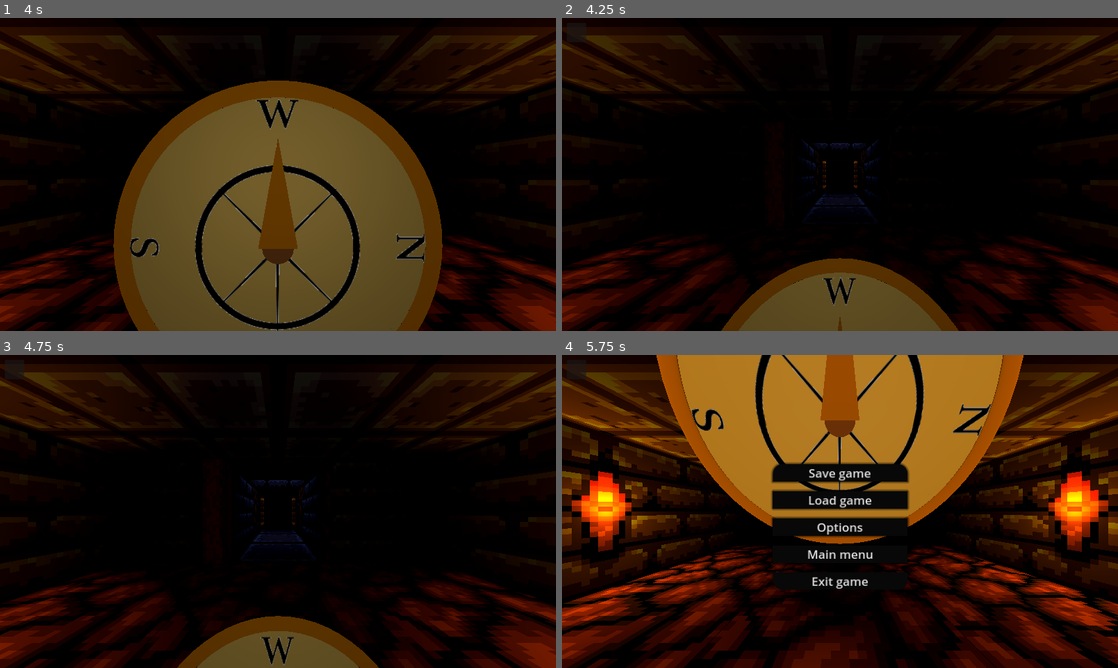
Above: before the commit, frames 1-4 (two rows, left to right).
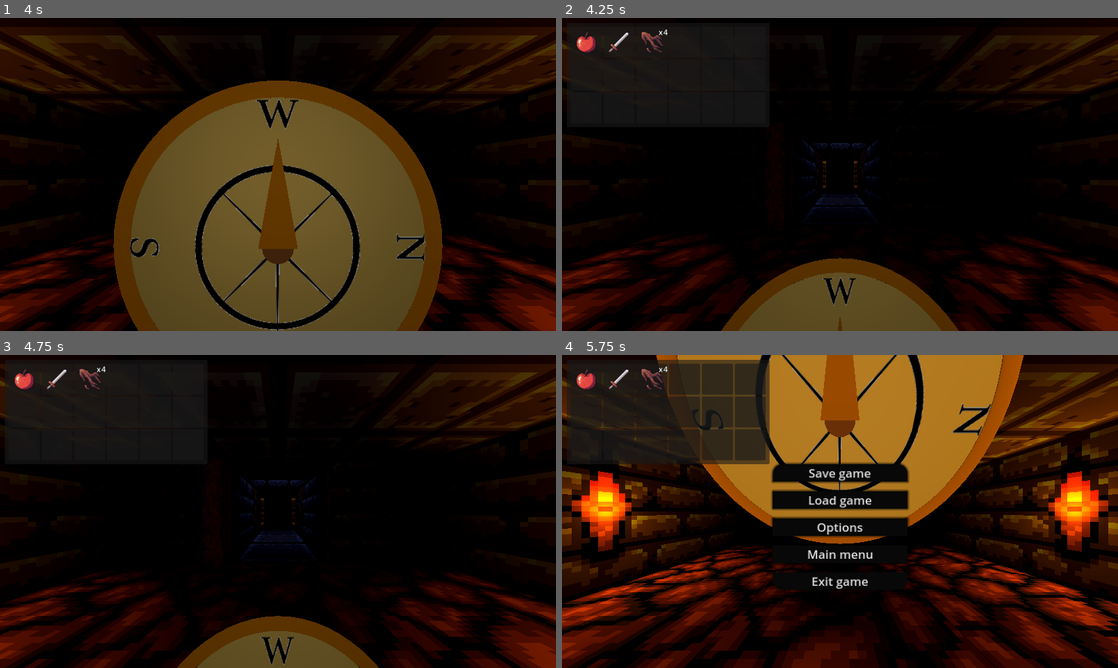
Above: after the commit, the same moments.

Repository: VladislavRusakov/Dungeon_Crawler_Godot
Game: Godot game, scene res://scenes/levels/Level1.tscn
Two runs of this game, one before a commit and one after it. Both use one fixed random seed, a clock stepped at 60 frames per second and the inputs below.
Inputs (mouse positions are in pixels of both pictures, inside the frame that each line leads up to):
- Up to frame 1 (4 s): tap Enter at 0.5, 3.5 s; move the mouse to (400, 158) at 0.52 s; hold D (right) 0.53-1.28 s; hold C (compass) 0.53-1.28 s; click (400, 158) at 0.67 s; move the mouse to (166, 190) at 1.27 s; hold S (back) 1.28-2.03 s; right-click (166, 190) at 1.35 s; tap Space at 2 s; move the mouse to (333, 105) at 2.02 s; hold D (right) 2.03-2.78 s; hold C (compass) 2.03-2.78 s; move the mouse to (250, 237) at 2.77 s; hold W (forward) 2.78-3.53 s; right-click (250, 237) at 2.85 s; click (250, 237) at 2.92 s; move the mouse to (444, 221) at 3.52 s; hold A (left) from 3.53 s (still down); hold C (compass) from 3.53 s (still down)
- Up to frame 2 (4.25 s): keep holding A (left); keep holding C (compass); tap B (inventory) at 4.15 s
- Up to frame 3 (4.75 s): keep holding A (left); move the mouse to (111, 464) at 4.27 s; release C (compass) at 4.28 s; right-click (111, 464) at 4.35 s
- Up to frame 4 (5.75 s): tap Escape (menu) at 4.9 s; move the mouse to (867, 511) at 5.02 s; release A (left) at 5.03 s; hold S (back) from 5.03 s (still down); hold C (compass) from 5.03 s (still down); click (867, 511) at 5.17 s

Frame 1 is identical in both runs. In frame 2, 0.7% of the frame differs, in the area x 0-20%, y 3-24%; in frame 3, 1.0%; in frame 4, 8.7%, in the area x 0-38%, y 1-35%.

Commit message:
Inventory not responding fixed

Diff:
--- a/inventory/Scripts/inventory.gd
+++ b/inventory/Scripts/inventory.gd
@@ -8,9 +8,6 @@
 func set_inventory_data(inventory_data: InventoryData) -> void:
 	populate_item_grid(inventory_data)
 
-#func _ready() -> void:
-#	var inventory_data = preload("res://test_inv.tres")
-#	populate_item_grid(inventory_data)
 
 func populate_item_grid(inventory_data: InventoryData) -> void:
 	for child in item_grid.get_children():
--- a/inventory/Scripts/inventory_interface.gd
+++ b/inventory/Scripts/inventory_interface.gd
@@ -9,7 +9,7 @@
 	player.toggle_inventory.connect(toggle_inventory_interface)
 
 
-func set_player_inventory(inventory_data: InventoryData) -> void:
+func set_player_inventory_data(inventory_data: InventoryData) -> void:
 	inventory_data.inventory_interact.connect(on_inventory_interact)
 	player_inventory.set_inventory_data(inventory_data)
 
--- a/inventory/Scripts/slot.gd
+++ b/inventory/Scripts/slot.gd
@@ -2,8 +2,8 @@
 
 signal slot_clicked(index: int, button: int)
 
-@onready var texture_rect = $MarginContainer/TextureRect
-@onready var quantity_label = $QuantityLabel
+@onready var texture_rect: TextureRect = $MarginContainer/TextureRect
+@onready var quantity_label: Label = $QuantityLabel
 
 
 func set_slot_data(slot_data: SlotData) -> void:
--- a/scenes/UI/pause_menu.tscn
+++ b/scenes/UI/pause_menu.tscn
@@ -90,6 +90,10 @@
 anchors_preset = 15
 anchor_right = 1.0
 anchor_bottom = 1.0
+offset_left = 328.0
+offset_top = 209.0
+offset_right = -325.0
+offset_bottom = -137.0
 grow_horizontal = 2
 grow_vertical = 2
 script = ExtResource("1_mshm2")
--- a/scenes/player/Scripts/player.gd
+++ b/scenes/player/Scripts/player.gd
@@ -26,6 +26,7 @@
 @onready var compas = $Compas
 
 @export var inventory_data: InventoryData
+@onready var inventory_interface = $UI/InventoryInterface
 
 
 var tween
@@ -35,6 +36,7 @@
 
 func _ready():
 	add_to_group("player")
+	inventory_interface.set_player_inventory_data(inventory_data)
 
 func play_step_sound():
 	# plays random footstep sound
--- a/scenes/player/player.tscn
+++ b/scenes/player/player.tscn
@@ -235,6 +235,10 @@
 transform = Transform3D(1, 0, 0, 0, -0.992545, 0.121874, 0, -0.121874, -0.992545, 0, 0.08, 0.13)
 
 [node name="PauseMenu" parent="." instance=ExtResource("11_7354w")]
+offset_left = 351.0
+offset_top = 224.0
+offset_right = -330.0
+offset_bottom = -152.0
 mouse_filter = 2
 
 [node name="UI" type="CanvasLayer" parent="."]
@@ -242,9 +246,8 @@
 [node name="InventoryInterface" type="Control" parent="UI"]
 visible = false
 layout_mode = 3
-anchors_preset = 15
-anchor_right = 1.0
-anchor_bottom = 1.0
+anchor_right = 0.352431
+anchor_bottom = 0.328704
 grow_horizontal = 2
 grow_vertical = 2
 mouse_filter = 2
